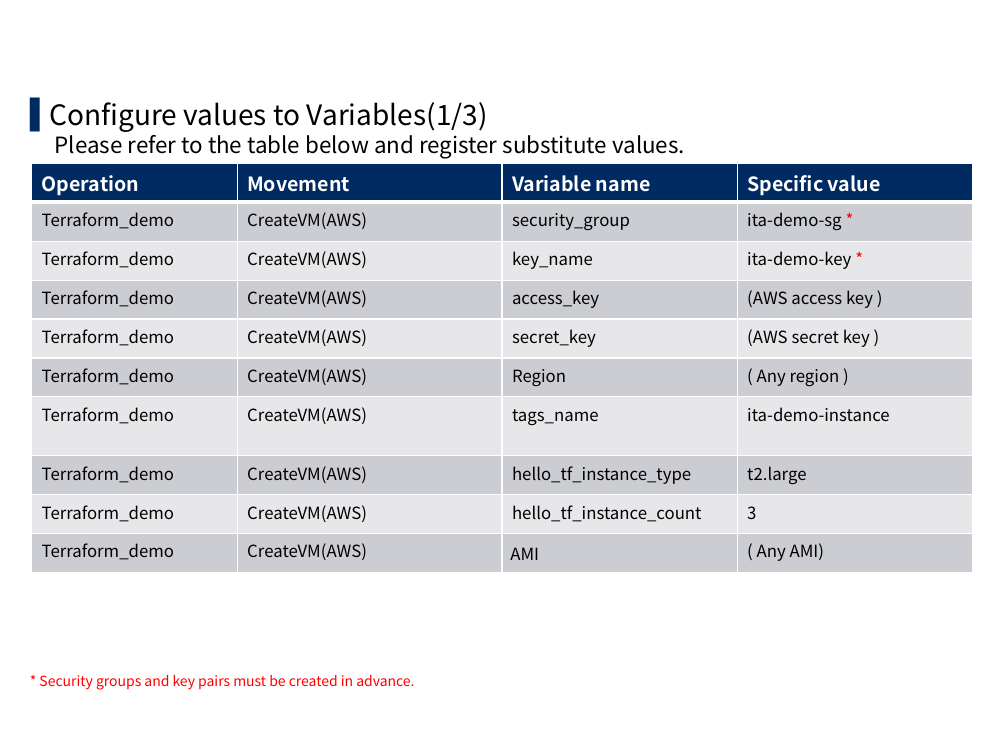
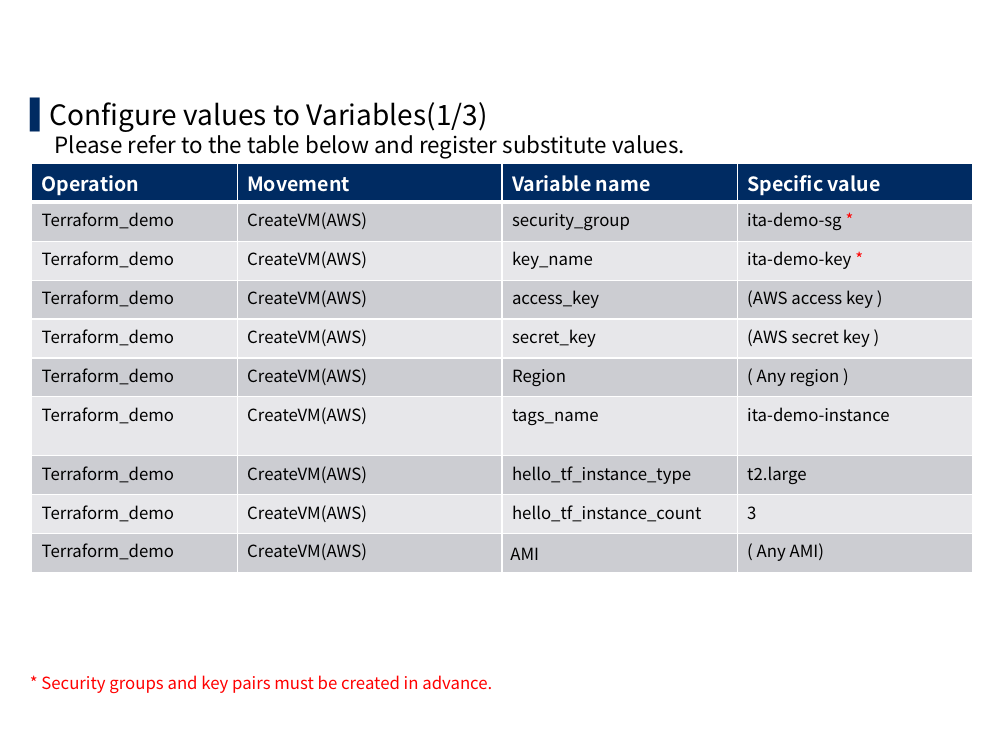
Before and after one commit to exastro-suite/it-automation-docs, a slide deck: slide 33 of asset/Learn/ITA-Terraform-driver-practice_en.pptx (slide 32 before the commit). Drawn at 1008x756 pixels with LibreOffice and Linux fonts; fonts in the diff are those of the drawing; background and template pictures are left out. Boxes give left, top, right and bottom in pixels: in the first picture for what was removed or moved away, otherwise in the second. Text is boxed around its words. In the diff, an @@ line names an element or a change of style, - is before the commit and + after.

```diff
--- a/asset/Learn/ITA-Terraform-driver-practice_en.pptx
+++ b/asset/Learn/ITA-Terraform-driver-practice_en.pptx
@@ text at [41,675,492,694]: size 10 to 12 pt in "* Security groups and key pairs must ..." @@
```
Also in this commit, not shown: 5 other slides changed, 1 slide added, 1 other file.
